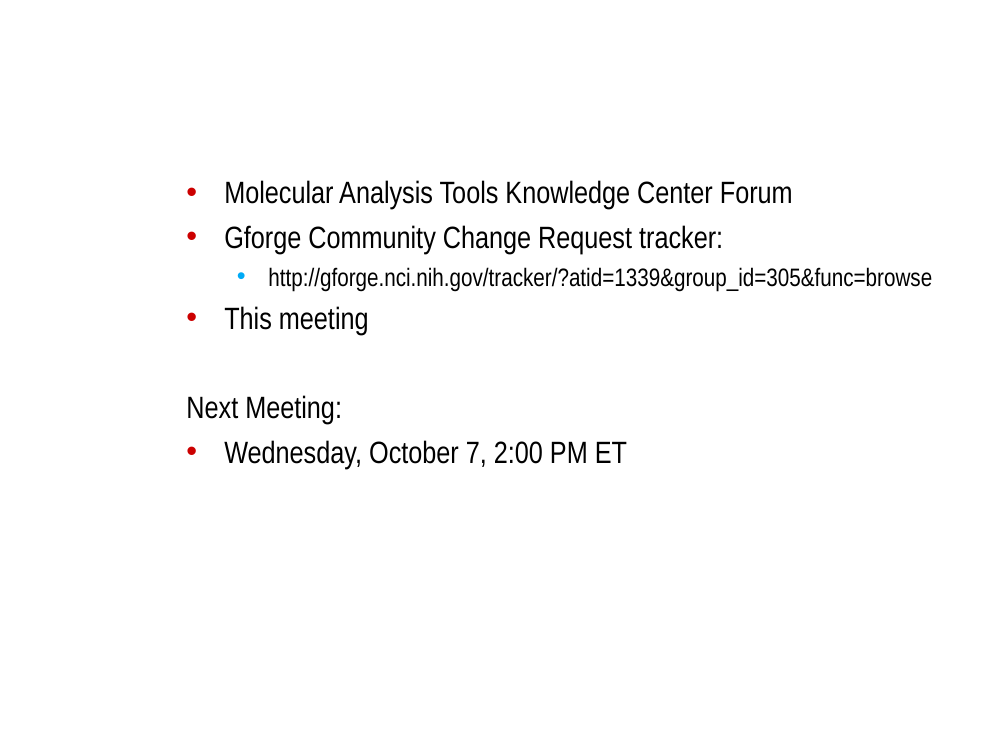
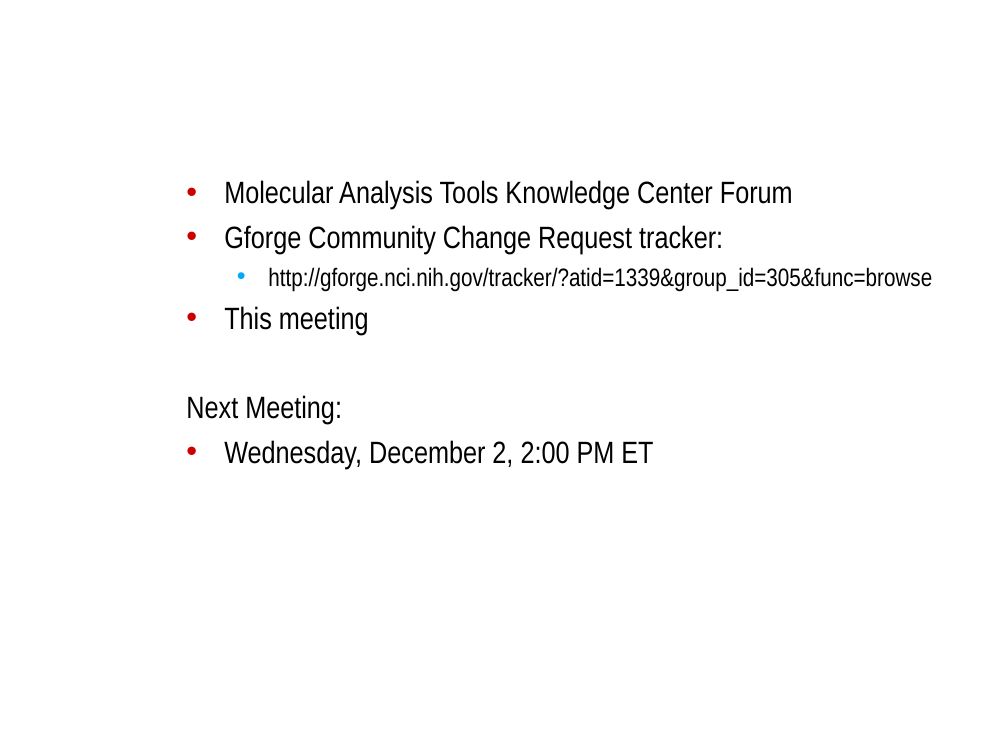
Before and after one commit to NCIP/caarray-docs, a slide deck: slide 12 of project_management/open_meetings/caArray User Community Meeting 2009.11.04.ppt (slide 5 before the commit). Drawn at 1008x756 pixels with LibreOffice and Linux fonts; fonts in the diff are those of the drawing; background and template pictures are left out. Boxes give left, top, right and bottom in pixels: in the first picture for what was removed or moved away, otherwise in the second. Text is boxed around its words. In the diff, an @@ line names an element or a change of style, - is before the commit and + after.

```diff
--- a/project_management/open_meetings/caArray User Community Meeting 2009.11.04.ppt
+++ b/project_management/open_meetings/caArray User Community Meeting 2009.11.04.ppt
@@ text at <box>224,440,653,469</box>: text changed @@
-• Wednesday, October 7, 2:00 PM ET
+• Wednesday, December 2, 2:00 PM ET
```
Also in this commit, not shown: 2 other slides changed, 8 slides added, 1 slide removed.
